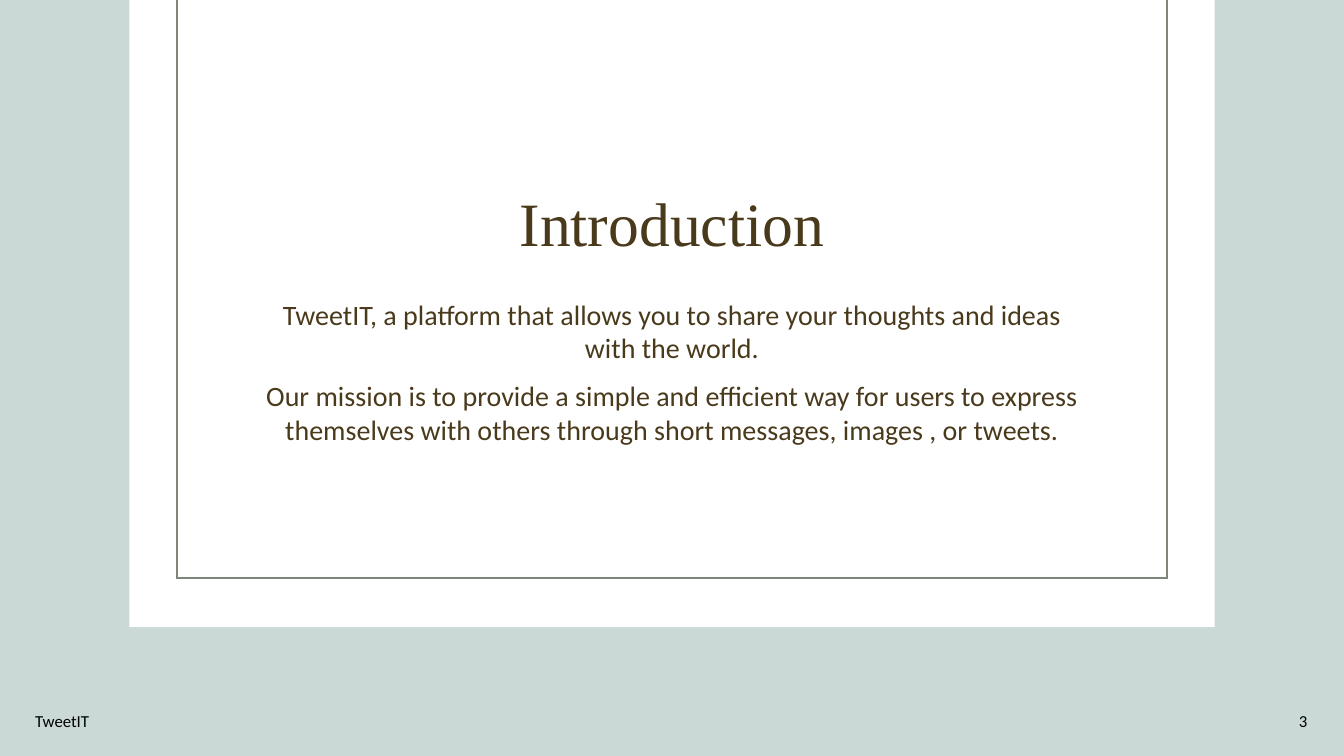
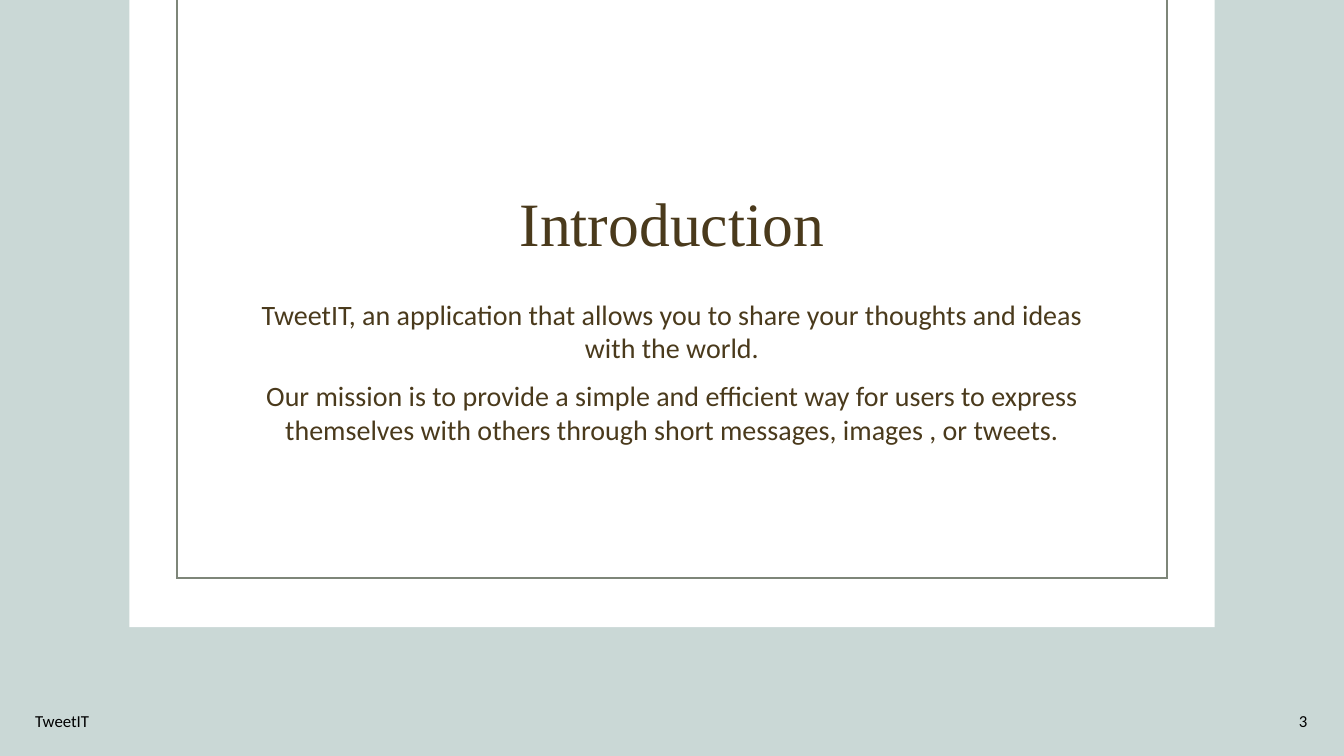
Before and after one commit to vineeladevoloper/casestudy-tweetIT, a slide deck: slide 3 of TWEET IT.pptx. Drawn at 1344x756 pixels with LibreOffice and Linux fonts; fonts in the diff are those of the drawing; background and template pictures are left out. Boxes give left, top, right and bottom in pixels: in the first picture for what was removed or moved away, otherwise in the second. Text is boxed around its words. In the diff, an @@ line names an element or a change of style, - is before the commit and + after.

```diff
--- a/TWEET IT.pptx
+++ b/TWEET IT.pptx
@@ text at [262,305,1081,358]: text changed @@
-TweetIT, a platform that allows you to share your thoughts and ideas with the world.
+TweetIT, an application that allows you to share your thoughts and ideas with the world.
```
Also in this commit, not shown: 3 other slides changed.
